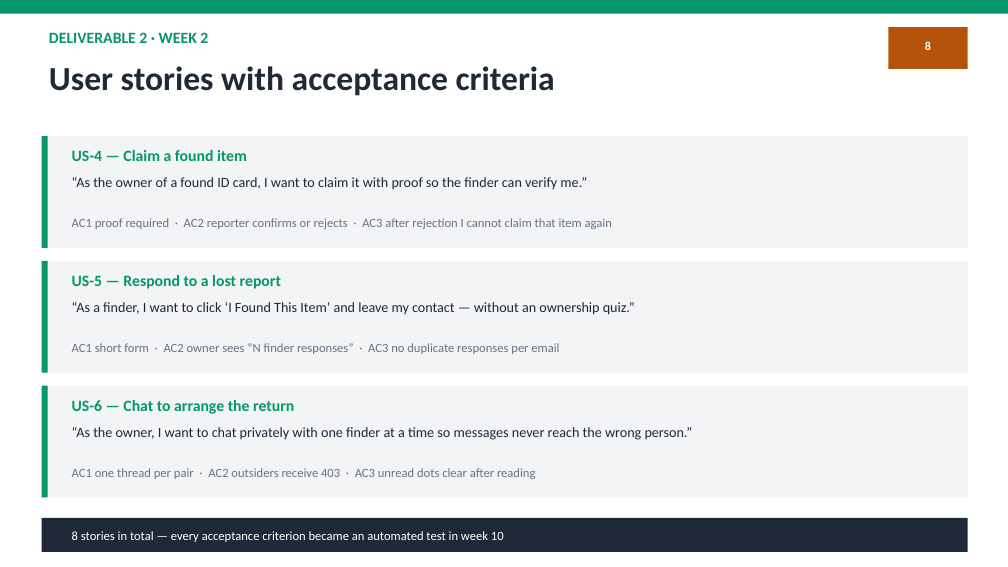
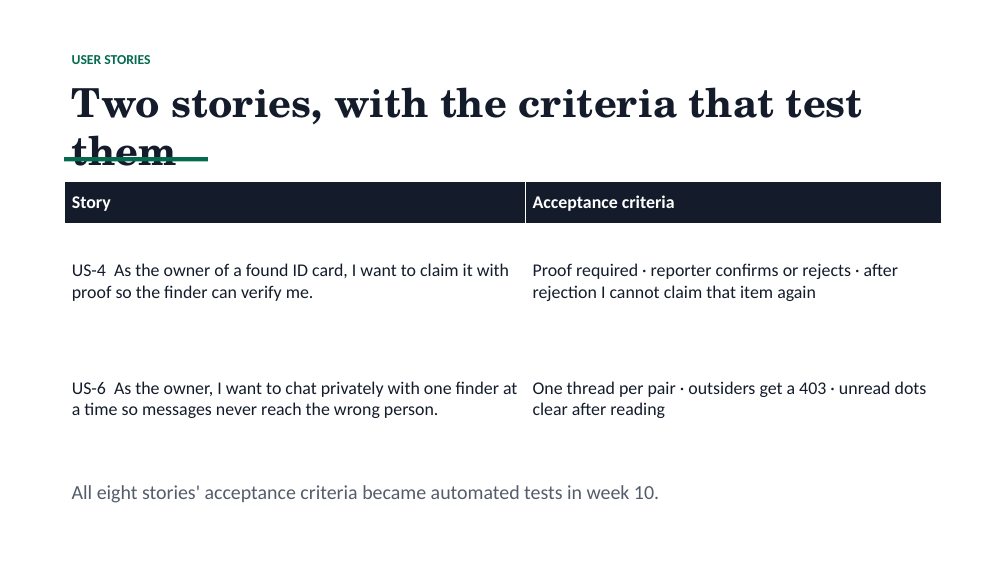
Before and after one commit to 1mathew2/afit-lost-and-found, a slide deck: slide 10 of AFIT_SP014_Presentation_FINAL.pptx (slide 5 before the commit). Drawn at 1008x567 pixels with LibreOffice and Linux fonts; fonts in the diff are those of the drawing. Boxes give left, top, right and bottom in pixels: in the first picture for what was removed or moved away, otherwise in the second. Text is boxed around its words. In the diff, an @@ line names an element or a change of style, - is before the commit and + after.

```diff
--- a/AFIT_SP014_Presentation_FINAL.pptx
+++ b/AFIT_SP014_Presentation_FINAL.pptx
@@ rectangle removed at bbox=[0, 0, 1008, 14] @@
@@ rectangle removed at bbox=[889, 27, 968, 69] @@
@@ text removed at bbox=[49, 32, 208, 43] @@
-DELIVERABLE 2 · WEEK 2
@@ text at bbox=[72, 55, 150, 64]: text changed; size 32 to 13 pt; text colour #1F2937 to #046B4E @@
-User stories with acceptance criteria
+USER STORIES
@@ text removed at bbox=[925, 41, 931, 50] @@
-8
@@ text added at bbox=[72, 87, 863, 166], 38 pt, text #141C2B, bold @@
+Two stories, with the criteria that test them
@@ rectangle removed at bbox=[42, 136, 968, 248] @@
@@ rectangle removed at bbox=[42, 136, 48, 248] @@
@@ rectangle added at bbox=[64, 157, 208, 162], fill #046B4E @@
@@ text removed at bbox=[72, 150, 247, 161] @@
-US-4 — Claim a found item
@@ text removed at bbox=[72, 177, 587, 190] @@
-“As the owner of a found ID card, I want to claim it with proof so the finder can verify me.”
@@ table added at bbox=[64, 181, 941, 457], 3 rows, 2 columns @@
+Story | Acceptance criteria
+US-4 As the owner of a found ID card, I want to claim it with proof so the finder can verify me. | Proof required · reporter confirms or rejects · after rejection I cannot claim that item again
+US-6 As the owner, I want to chat privately with one finder at a time so messages never reach the wrong person. | One thread per pair · outsiders get a 403 · unread dots clear after reading
@@ text removed at bbox=[72, 218, 612, 229] @@
-AC1 proof required · AC2 reporter confirms or rejects · AC3 after rejection I cannot claim that item again
@@ rectangle removed at bbox=[42, 261, 968, 373] @@
@@ rectangle removed at bbox=[42, 261, 48, 373] @@
@@ text removed at bbox=[72, 275, 281, 289] @@
-US-5 — Respond to a lost report
@@ text removed at bbox=[72, 302, 635, 315] @@
-“As a finder, I want to click ‘I Found This Item’ and leave my contact — without an ownership quiz.”
@@ text removed at bbox=[72, 343, 559, 354] @@
-AC1 short form · AC2 owner sees “N finder responses” · AC3 no duplicate responses per email
@@ rectangle removed at bbox=[42, 386, 968, 498] @@
@@ rectangle removed at bbox=[42, 386, 48, 498] @@
@@ text removed at bbox=[72, 400, 294, 414] @@
-US-6 — Chat to arrange the return
@@ text removed at bbox=[72, 427, 693, 440] @@
-“As the owner, I want to chat privately with one finder at a time so messages never reach the wrong person.”
@@ text removed at bbox=[72, 468, 536, 479] @@
-AC1 one thread per pair · AC2 outsiders receive 403 · AC3 unread dots clear after reading
@@ text at bbox=[72, 485, 659, 503]: text changed; size 12 to 19 pt; text colour #FFFFFF to #555D6B @@
-8 stories in total — every acceptance criterion became an automated test in week 10
+All eight stories' acceptance criteria became automated tests in week 10.
@@ rectangle removed at bbox=[42, 518, 968, 552] @@
```
Also in this commit, not shown: 3 other slides changed, 19 slides added, 13 slides removed, 1 other file.
